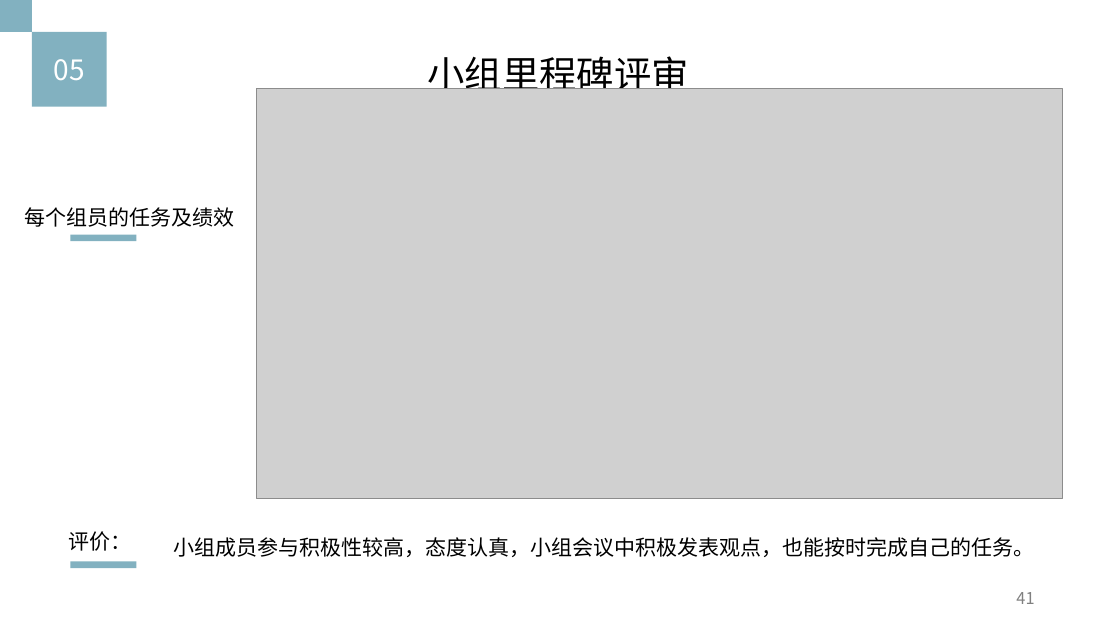
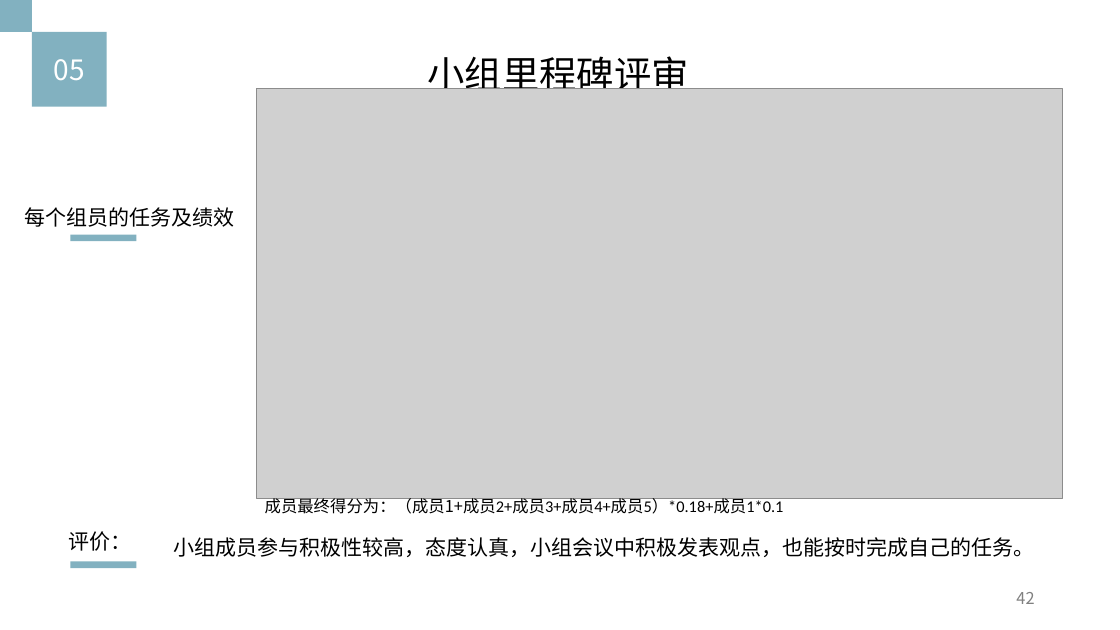
Before and after one commit to Ysuny2333/SRA2022-G15, a slide deck: slide 42 of 项目计划/项目工程计划.pptx (slide 41 before the commit). Drawn at 1120x630 pixels with LibreOffice and Linux fonts; fonts in the diff are those of the drawing; grey boxes stand for pictures. Boxes give left, top, right and bottom in pixels: in the first picture for what was removed or moved away, otherwise in the second. Text is boxed around its words. In the diff, an @@ line names an element or a change of style, - is before the commit and + after.

```diff
--- a/项目计划/项目工程计划.pptx
+++ b/项目计划/项目工程计划.pptx
@@ text added at [265, 496, 784, 514], 14 pt, text #000000 @@
+成员最终得分为：（成员1+成员2+成员3+成员4+成员5）*0.18+成员1*0.1
@@ page number at [1016, 592, 1034, 604]: text changed @@
-41
+42
```
Also in this commit, not shown: 5 other slides changed, 3 slides added, 2 slides removed.
